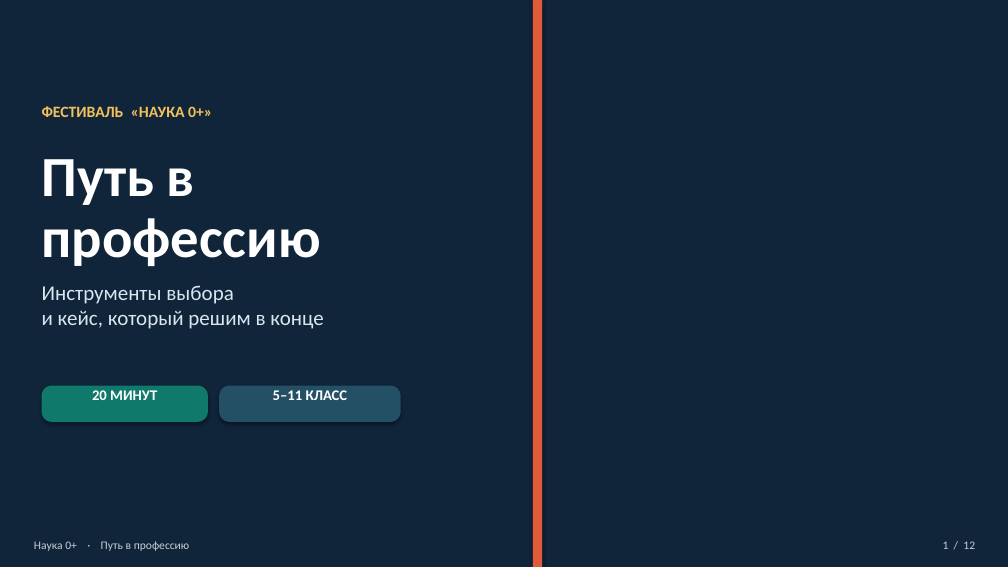
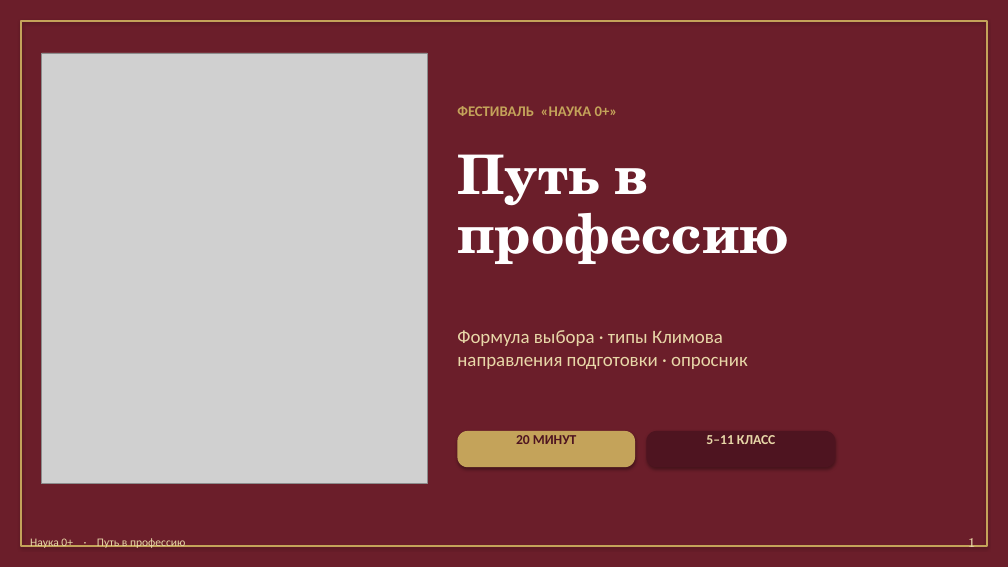
Before and after one commit to Sema917/-tourism, a slide deck: slide 1 of materials/Путь_в_профессию_презентация_20_минут.pptx. Drawn at 1008x567 pixels with LibreOffice and Linux fonts; fonts in the diff are those of the drawing; grey boxes stand for pictures; background and template pictures are left out; a plain dark background stands for a picture behind light text. Boxes give left, top, right and bottom in pixels: in the first picture for what was removed or moved away, otherwise in the second. Text is boxed around its words. In the diff, an @@ line names an element or a change of style, - is before the commit and + after.

```diff
--- a/materials/Путь_в_профессию_презентация_20_минут.pptx
+++ b/materials/Путь_в_профессию_презентация_20_минут.pptx
@@ background picture (left out) to #FFFFFF @@
@@ rectangle at [0,0,1008,567]: fill #10243A to #6B1E2A @@
@@ rectangle removed at [0,0,544,567] @@
@@ rectangle added at [21,21,987,546], outline #C4A35A 1.5 pt @@
@@ rectangle removed at [533,0,542,567] @@
@@ picture added at [42,53,427,484] @@
@@ text "ФЕСТИВАЛЬ «НАУКА 0+»": place and size @@
-text "ФЕСТИВАЛЬ «НАУКА 0+»" at [42,106,212,117]
+text "ФЕСТИВАЛЬ «НАУКА 0+»" at [457,106,618,116]
@@ text "ФЕСТИВАЛЬ «НАУКА 0+»" at [457,106,618,116]: size 15 to 14 pt, text colour #F3C15B to #C4A35A @@
@@ text "Путь в профессию": place and size @@
-text "Путь в профессию" at [42,159,321,266]
+text "Путь в профессию" at [457,154,787,264]
@@ text "Путь в профессию" at [457,154,787,264]: size 54 to 52 pt, font Calibri to TeX Gyre Schola @@
@@ text removed at [42,285,323,329] @@
-Инструменты выбора
-и кейс, который решим в конце
@@ text added at [457,330,748,369], 18 pt, text #E8D7A8 @@
+Формула выбора · типы Климова
+направления подготовки · опросник
@@ rounded rectangle removed at [42,386,208,422] @@
@@ rounded rectangle removed at [219,386,401,422] @@
@@ rounded rectangle added at [457,431,635,467], fill #C4A35A @@
@@ text "20 МИНУТ": place and size @@
-text "20 МИНУТ" at [92,390,157,400]
+text "20 МИНУТ" at [516,435,577,444]
@@ text "20 МИНУТ" at [516,435,577,444]: size 14 to 13 pt, text colour #FFFFFF to #4E1420 @@
@@ rounded rectangle added at [647,431,836,467], fill #4E1420 @@
@@ text "5–11 КЛАСС": place and size @@
-text "5–11 КЛАСС" at [273,390,348,400]
+text "5–11 КЛАСС" at [706,435,775,444]
@@ text "5–11 КЛАСС" at [706,435,775,444]: size 14 to 13 pt, text colour #FFFFFF to #E8D7A8 @@
@@ text "Наука 0+ · Путь в ..." at [30,538,185,548]: text colour #C5D0D6 to #E8D7A8 @@
@@ text at [968,538,975,547]: text changed; size 11 to 12 pt; font Calibri to TeX Gyre Schola; text colour #C5D0D6 to #E8D7A8 @@
-1 / 12
+1
```
Also in this commit, not shown: 4 other slides changed, 3 slides added, 7 slides removed, 10 other files.
